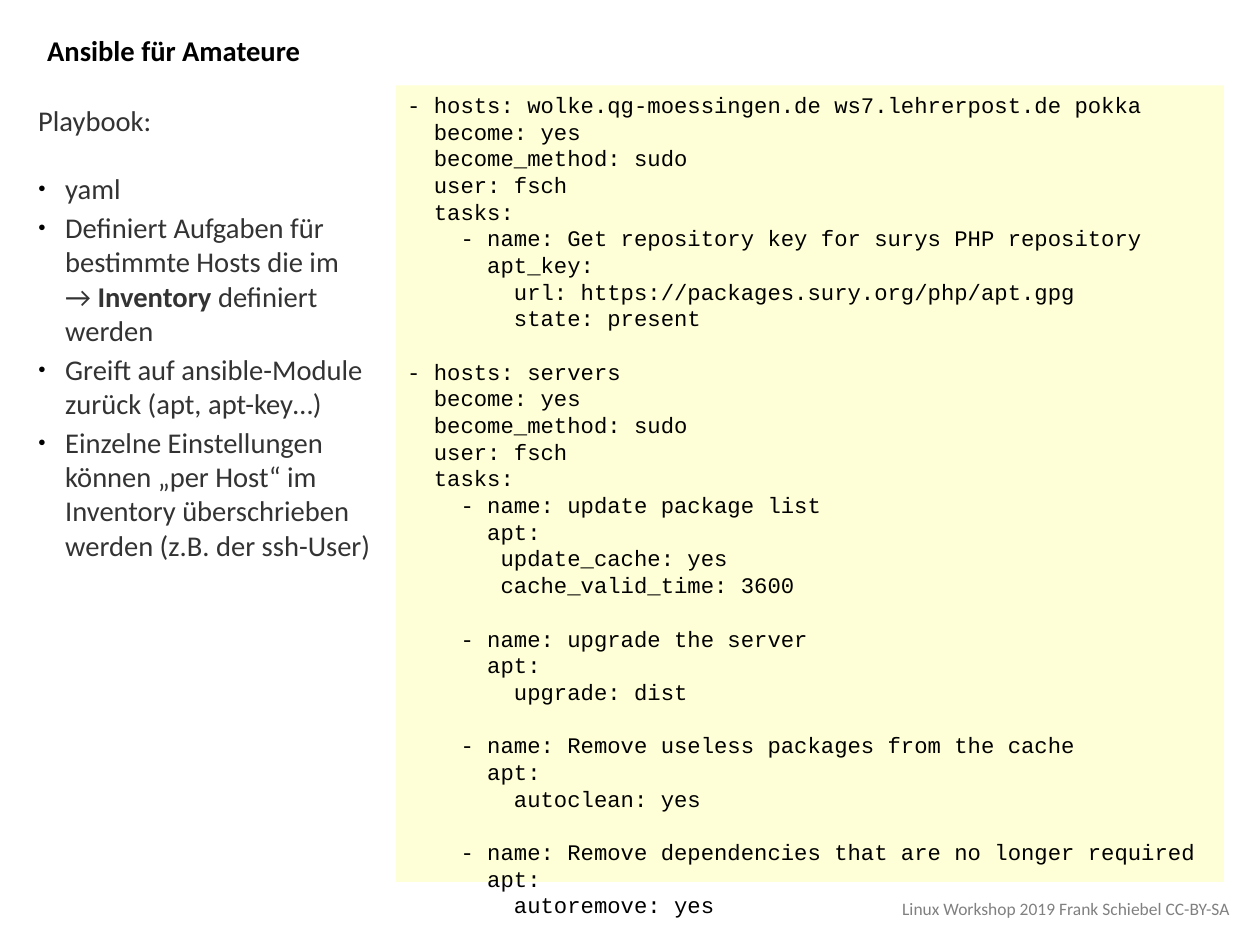
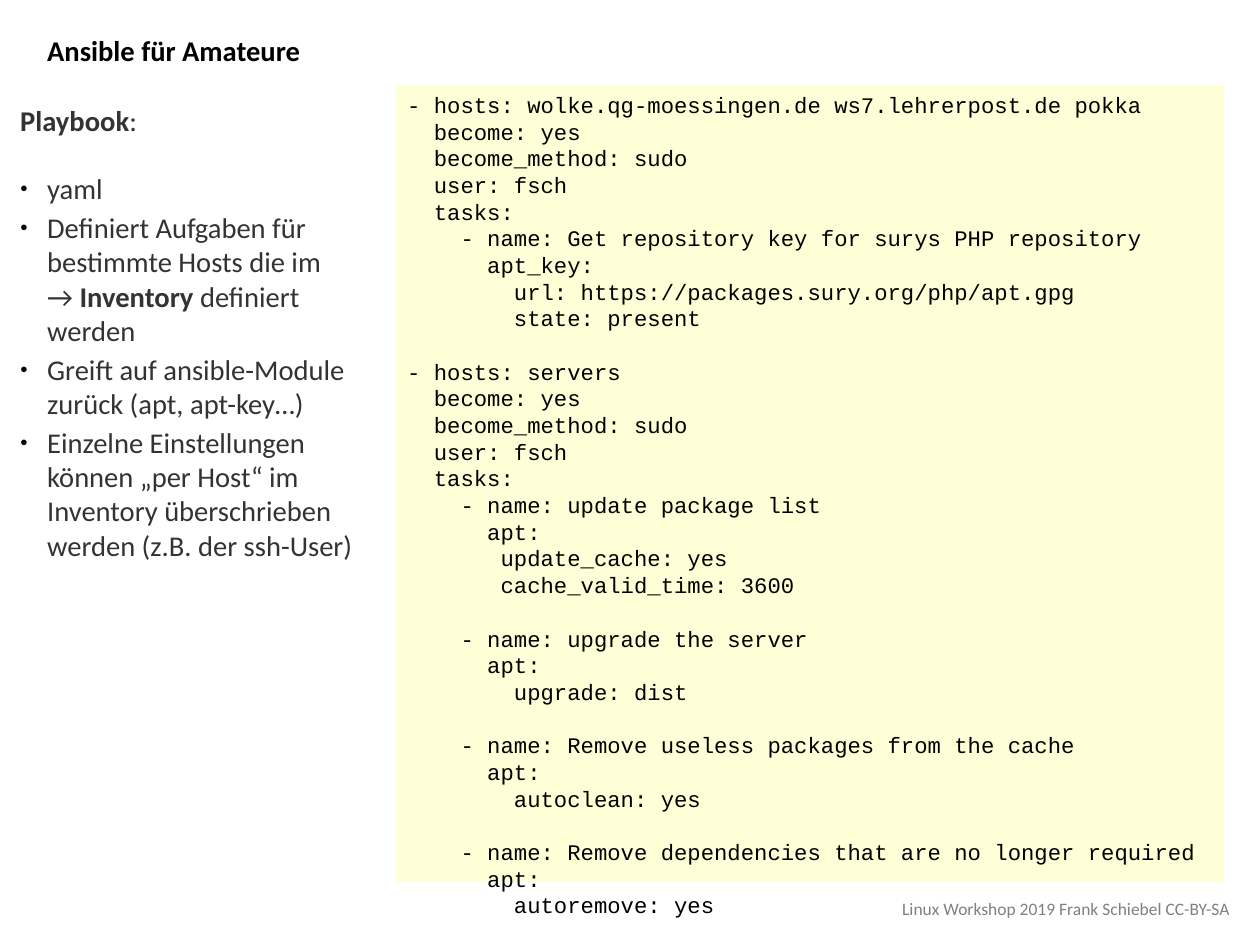
Before and after one commit to ironiemix/lfb-linuxworkshop2019, a slide deck: slide 3 of ansible/slides/linux_workshop_ansible.odp. Drawn at 1260x945 pixels with LibreOffice and Linux fonts; fonts in the diff are those of the drawing. Boxes give left, top, right and bottom in pixels: in the first picture for what was removed or moved away, otherwise in the second. Text is boxed around its words. In the diff, an @@ line names an element or a change of style, - is before the commit and + after.

```diff
--- a/ansible/slides/linux_workshop_ansible.odp
+++ b/ansible/slides/linux_workshop_ansible.odp
@@ text "Playbook:": place and size @@
-text "Playbook:" at (38, 111, 370, 560)
+text "Playbook:" at (20, 111, 352, 560)
@@ text at (20, 111, 137, 136): bold on in "Playbook:" @@
```
Also in this commit, not shown: 3 other slides changed, 9 other files.
